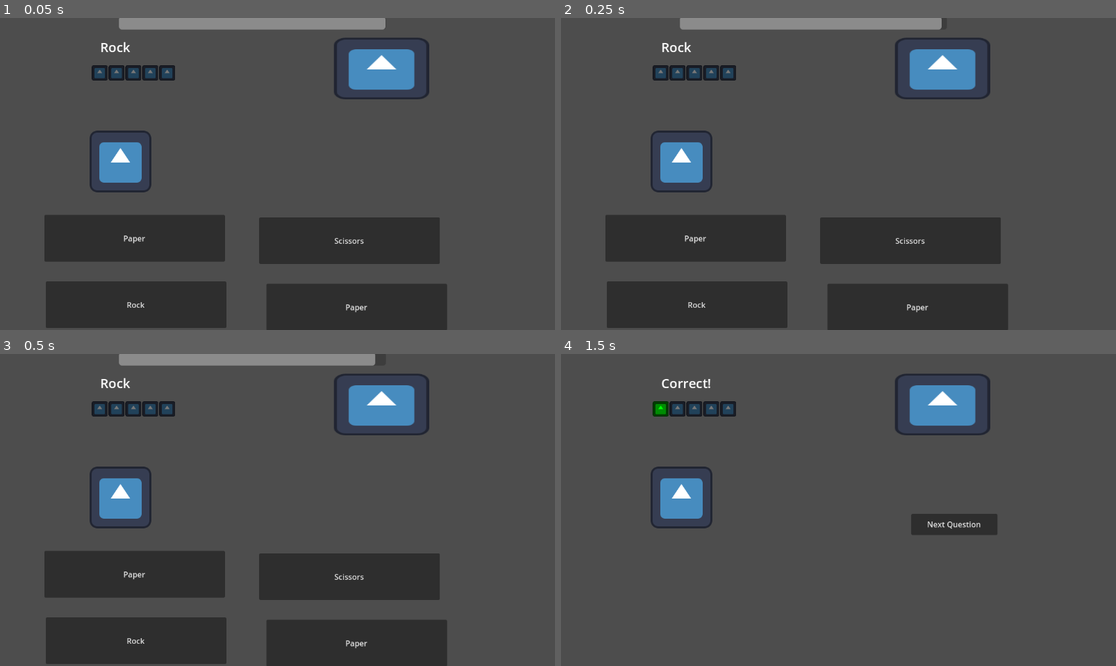
Above: before the commit, frames 1-4 (two rows, left to right).
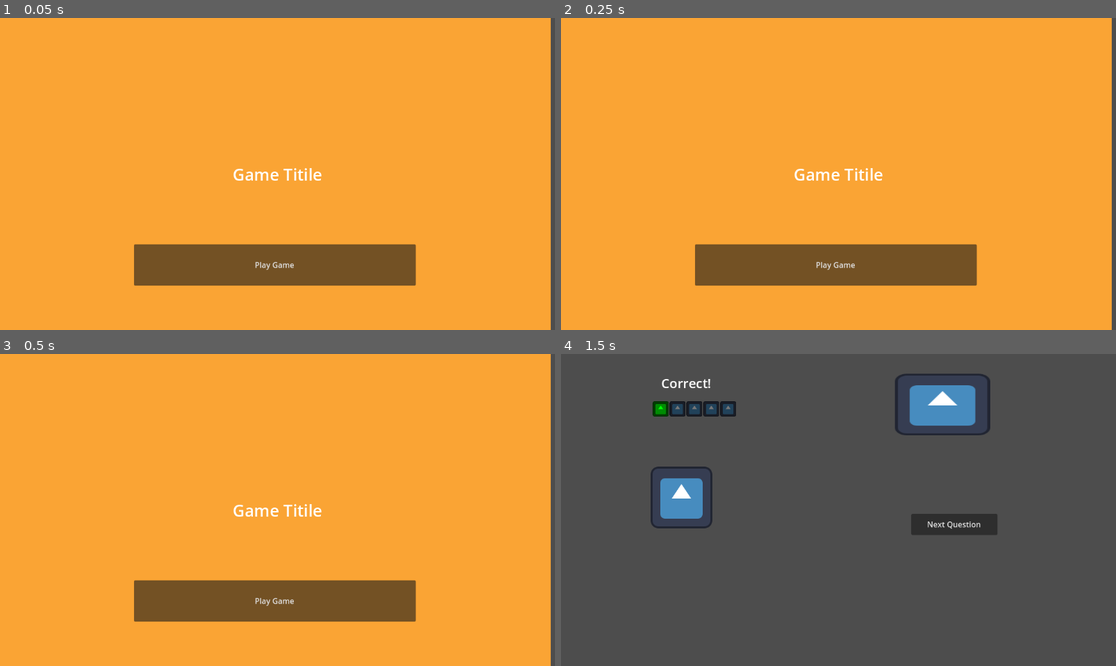
Above: after the commit, the same moments.

Repository: S1lv3rn/GGJ2024
Game: Godot game, scene res://main_menu.tscn
Same seed, same stepped clock (60 frames per second), same inputs: the game is played once before the commit and once after it. Before the commit the project starts from res://joke_game.tscn. The engine's default icon, where the game draws it, is replaced by a stand-in: a white triangle on a blue panel in a dark square.
Inputs (mouse positions are in pixels of both pictures, inside the frame that each line leads up to):
- Up to frame 1 (0.05 s): no input
- Up to frame 2 (0.25 s): no input
- Up to frame 3 (0.5 s): no input
- Up to frame 4 (1.5 s): click (838, 600) at 0.5 s, where only the run after the commit has a clickable "Play Game"; click "Paper" at 1.25 s

The runs differ from the first frame. In frame 1, 99% of the frame differs, in the area x 0-100%, y 0-100%; in frame 2, 99%; in frame 3, 99%; in frame 4, nothing differs.

Commit message:
mainMenu

Diff:
--- /dev/null
+++ b/Button.gd
@@ -0,0 +1 @@
+extends Button
--- a/game_end.tscn
+++ b/game_end.tscn
@@ -12,6 +12,7 @@
 offset_right = 1149.0
 offset_bottom = 648.0
 color = Color(0, 0, 0, 1)
+metadata/_edit_use_anchors_ = true
 
 [node name="GameEndLabel" type="Label" parent="."]
 unique_name_in_owner = true
@@ -30,3 +31,4 @@
 label_settings = SubResource("LabelSettings_gx6q1")
 horizontal_alignment = 1
 vertical_alignment = 1
+metadata/_edit_use_anchors_ = true
--- /dev/null
+++ b/main_menu.gd
@@ -0,0 +1,5 @@
+extends Node2D
+
+
+func _on_button_pressed():
+	get_tree().change_scene_to_file("res://joke_game.tscn")
--- /dev/null
+++ b/main_menu.tscn
@@ -0,0 +1,46 @@
+[gd_scene load_steps=3 format=3 uid="uid://b1xcqrfamsmjn"]
+
+[ext_resource type="Script" path="res://main_menu.gd" id="1_jeei1"]
+
+[sub_resource type="LabelSettings" id="LabelSettings_5jobj"]
+font_size = 34
+
+[node name="MainMenu" type="Node2D"]
+script = ExtResource("1_jeei1")
+
+[node name="CanvasLayer" type="CanvasLayer" parent="."]
+
+[node name="ColorRect" type="ColorRect" parent="CanvasLayer"]
+offset_right = 1143.0
+offset_bottom = 658.0
+color = Color(0.98, 0.644513, 0.2058, 1)
+
+[node name="Label" type="Label" parent="CanvasLayer"]
+anchors_preset = 8
+anchor_left = 0.5
+anchor_top = 0.5
+anchor_right = 0.5
+anchor_bottom = 0.5
+offset_left = -20.0
+offset_top = -11.5
+offset_right = 20.0
+offset_bottom = 11.5
+grow_horizontal = 2
+grow_vertical = 2
+text = "Game Titile"
+label_settings = SubResource("LabelSettings_5jobj")
+
+[node name="Button" type="Button" parent="CanvasLayer"]
+anchors_preset = 13
+anchor_left = 0.5
+anchor_right = 0.5
+anchor_bottom = 1.0
+offset_left = -298.0
+offset_top = 470.0
+offset_right = 287.0
+offset_bottom = -92.0
+grow_horizontal = 2
+grow_vertical = 2
+text = "Play Game"
+
+[connection signal="pressed" from="CanvasLayer/Button" to="." method="_on_button_pressed"]
--- a/project.godot
+++ b/project.godot
@@ -11,7 +11,7 @@
 [application]
 
 config/name="GGJ24-MakeMeLaugh"
-run/main_scene="res://joke_game.tscn"
+run/main_scene="res://main_menu.tscn"
 config/features=PackedStringArray("4.2", "GL Compatibility")
 config/icon="res://icon.svg"
 
Not shown: 1 places in game_end.tscn that only renumber resources
Not shown: 1 places in main_game.tscn that only renumber resources
